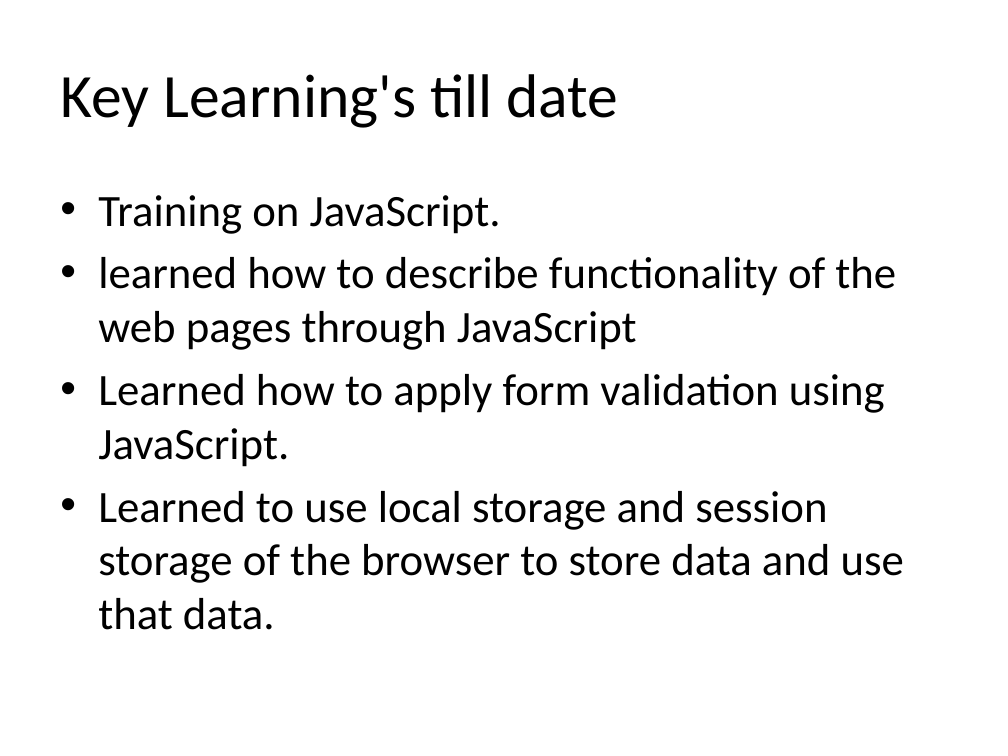
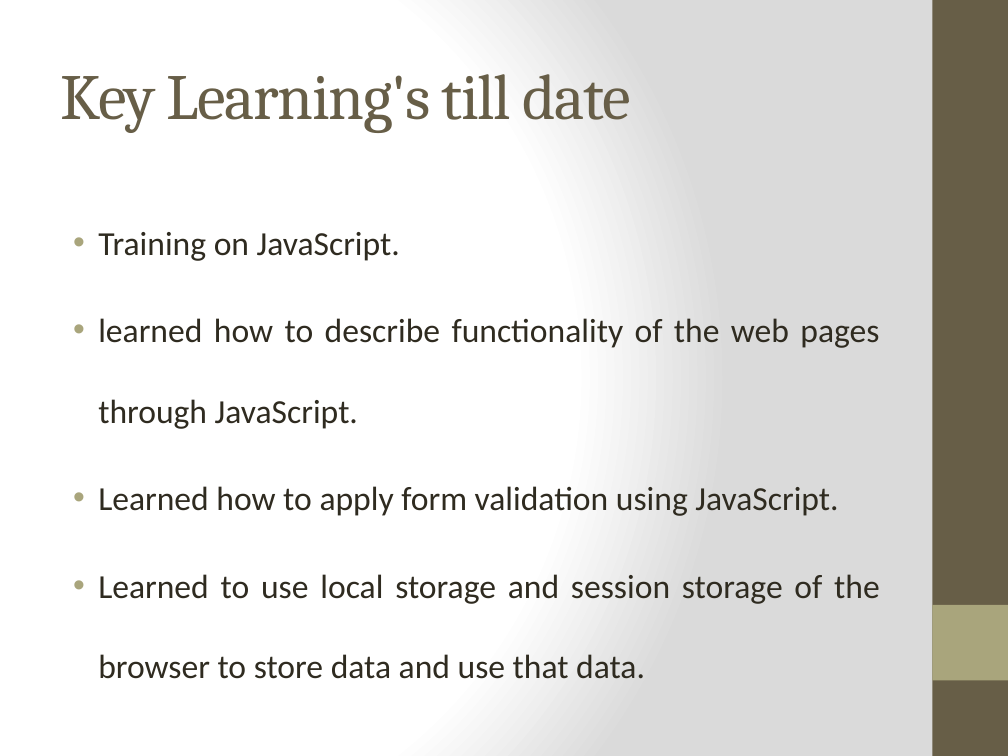
Before and after one commit to abhiyankgoyal/internshipProject, a slide deck: slide 21 of Internship Presentation.pptx (slide 20 before the commit). Drawn at 1008x756 pixels with LibreOffice and Linux fonts; fonts in the diff are those of the drawing; background and template pictures are left out. Boxes give left, top, right and bottom in pixels: in the first picture for what was removed or moved away, otherwise in the second. Text is boxed around its words. In the diff, an @@ line names an element or a change of style, - is before the commit and + after.

```diff
--- a/Internship Presentation.pptx
+++ b/Internship Presentation.pptx
@@ background #FFFFFF to gradient #FFFFFF to #DADADA @@
@@ rectangle added at (932,0,1008,756), fill #675E47 @@
@@ title "Key Learning's till date" at (60,74,631,133): size 44 to 46 pt, font Calibri to Cambria, text colour #000000 to #675E47, letter spacing 0 to -1 pt @@
@@ text at (98,232,880,679): size 32 to 24 pt, text colour #000000 to #2F2B20 in "Training on JavaScript.", "Learned how to apply form validation using ...", "Learned to use local storage and session ..."; alignment left to justified; indent changed; line spacing 1 to 2; less space between paragraphs @@
@@ text at (98,318,879,429): text changed; size 32 to 24 pt; text colour #000000 to #2F2B20 @@
-• learned how to describe functionality of the web pages through JavaScript
+• learned how to describe functionality of the web pages through JavaScript.
@@ rectangle added at (932,605,1008,680), fill #A9A57C @@
```
Also in this commit, not shown: 16 other slides changed, 6 slides added, 4 slides removed.
